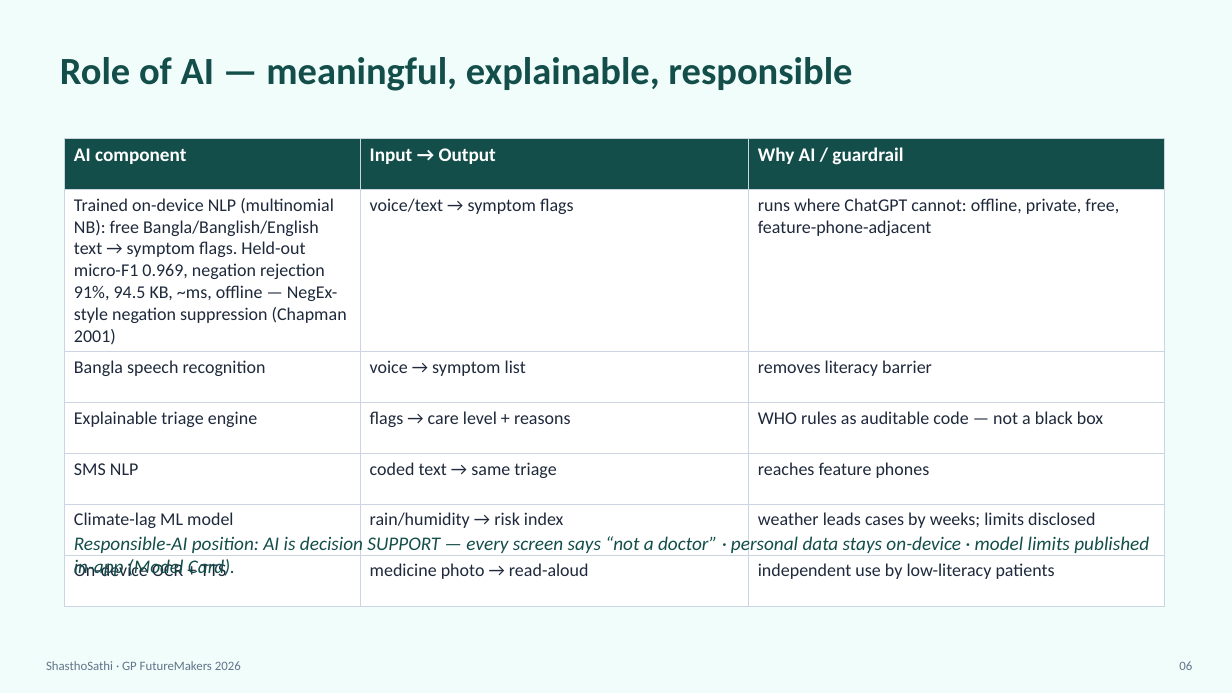
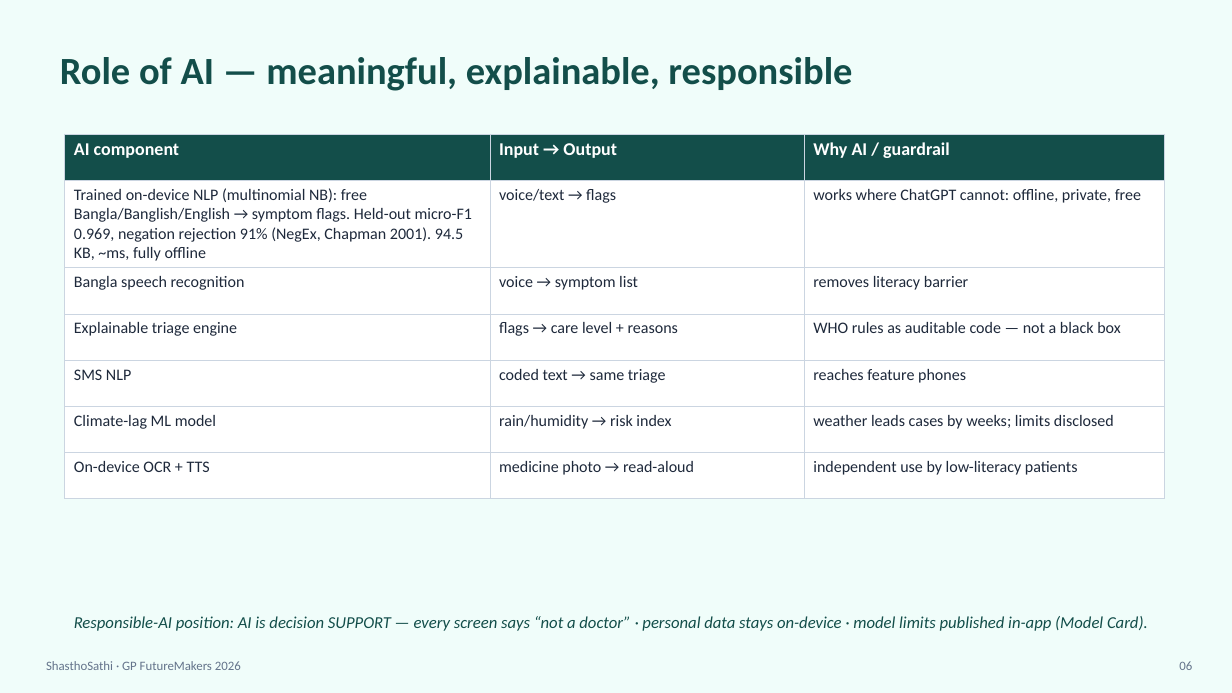
Before and after one commit to rudra496/shasthosathi, a slide deck: slide 6 of gp_submission/ShasthoSathi_GP_Deck.pptx. Drawn at 1232x693 pixels with LibreOffice and Linux fonts; fonts in the diff are those of the drawing. Boxes give left, top, right and bottom in pixels: in the first picture for what was removed or moved away, otherwise in the second. Text is boxed around its words. In the diff, an @@ line names an element or a change of style, - is before the commit and + after.

Commit message:
deck v4: slide 6 geometry fixed (NLP row tightened, footer moved) per judge

```diff
--- a/gp_submission/ShasthoSathi_GP_Deck.pptx
+++ b/gp_submission/ShasthoSathi_GP_Deck.pptx
@@ table at <box>65,134,1165,479</box> @@
-row 2: Trained on-device NLP (multinomial NB): free Bangla/Banglish/English text → symptom flags. Held-out micro-F1 0.969, negation rejection 91%, 94.5 KB, ~ms, offline — NegEx-style negation suppression (Chapman 2001) | voice/text → symptom flags | runs where ChatGPT cannot: offline, private, free, feature-phone-adjacent
+row 2: Trained on-device NLP (multinomial NB): free Bangla/Banglish/English → symptom flags. Held-out micro-F1 0.969, negation rejection 91% (NegEx, Chapman 2001). 94.5 KB, ~ms, fully offline | voice/text → flags | works where ChatGPT cannot: offline, private, free
@@ size 15 to 14 pt in "AI component", "Input → Output", "Why AI / guardrail" @@
@@ size 14 to 12.5 pt in "Bangla speech recognition", "voice → symptom list", "removes literacy barrier", "Explainable triage engine" and 11 more places @@
@@ table: place and size @@
-table at <box>65,139,1165,583</box>
+table at <box>65,134,1165,479</box>
@@ text "Responsible-AI position: AI is decision ...": place and size @@
-text "Responsible-AI position: AI is decision ..." at <box>74,534,1149,577</box>
+text "Responsible-AI position: AI is decision ..." at <box>74,616,1148,631</box>
@@ text "Responsible-AI position: AI is decision ..." at <box>74,616,1148,631</box>: size 15 to 13 pt @@
```
Also in this commit, not shown: 3 other files.
